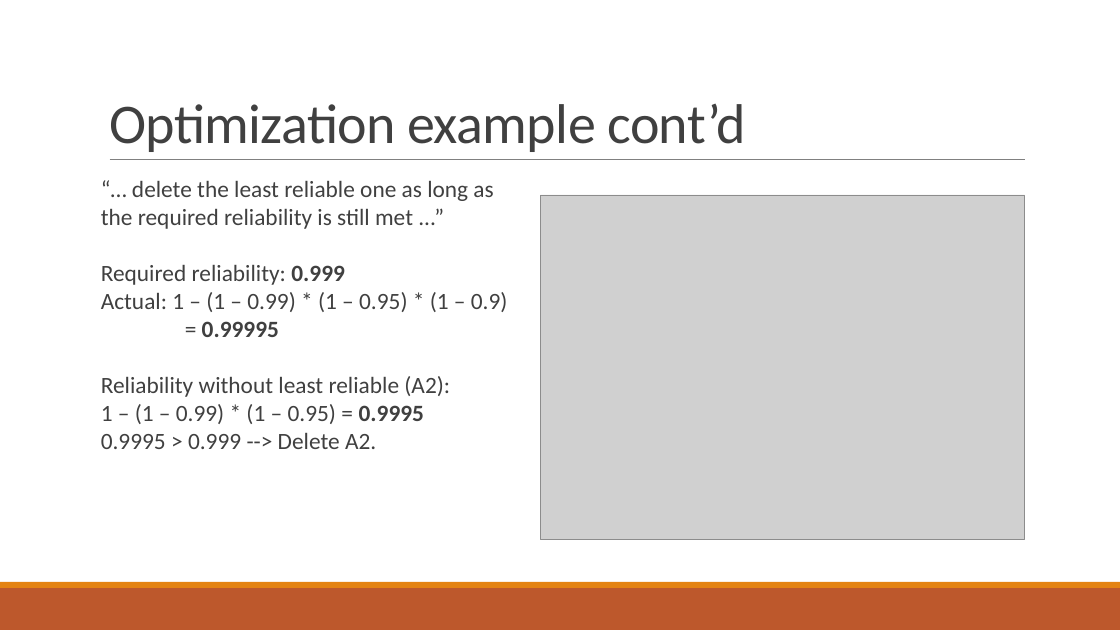
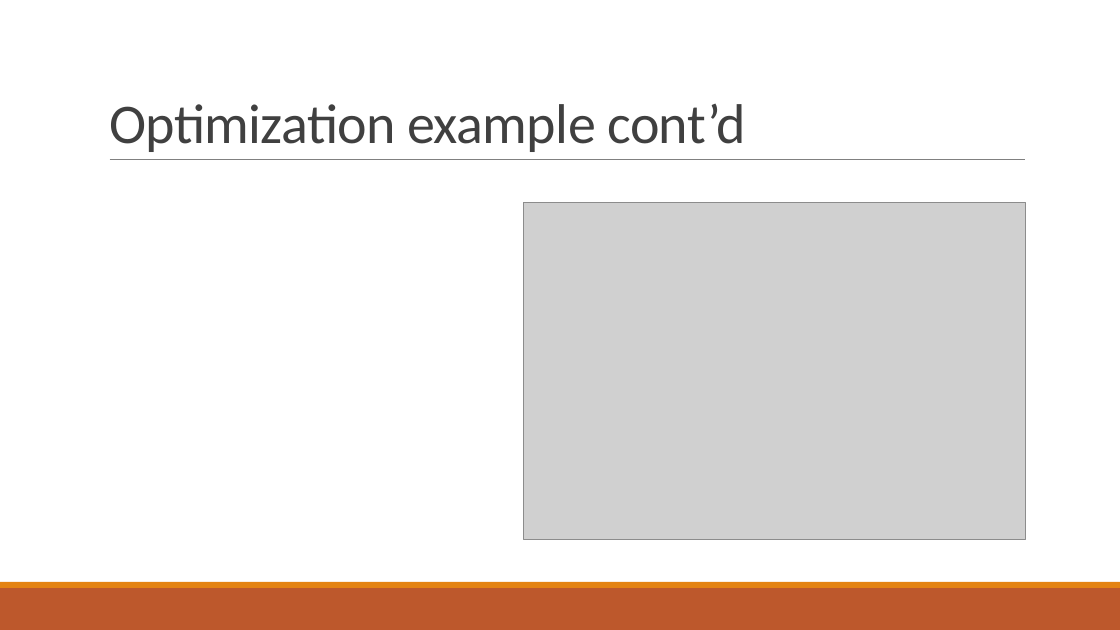
Before and after one commit to PStahl/master_thesis, a slide deck: slide 27 of presentation/presentation2.pptx. Drawn at 1120x630 pixels with LibreOffice and Linux fonts; fonts in the diff are those of the drawing; grey boxes stand for pictures. Boxes give left, top, right and bottom in pixels: in the first picture for what was removed or moved away, otherwise in the second. Text is boxed around its words. In the diff, an @@ line names an element or a change of style, - is before the commit and + after.

Commit message:
update presentation

```diff
--- a/presentation/presentation2.pptx
+++ b/presentation/presentation2.pptx
@@ text removed at bbox=[101, 181, 508, 449] @@
-“… delete the least reliable one as long as
-the required reliability is still met ...”
-Required reliability: 0.999
-Actual: 1 – (1 – 0.99) * (1 – 0.95) * (1 – 0.9)
-= 0.99995
-Reliability without least reliable (A2):
-1 – (1 – 0.99) * (1 – 0.95) = 0.9995
-0.9995 > 0.999 --> Delete A2.
@@ picture: place and size @@
-picture at bbox=[541, 195, 1025, 539]
+picture at bbox=[523, 202, 1026, 539]
```
Also in this commit, not shown: 16 other slides changed.
